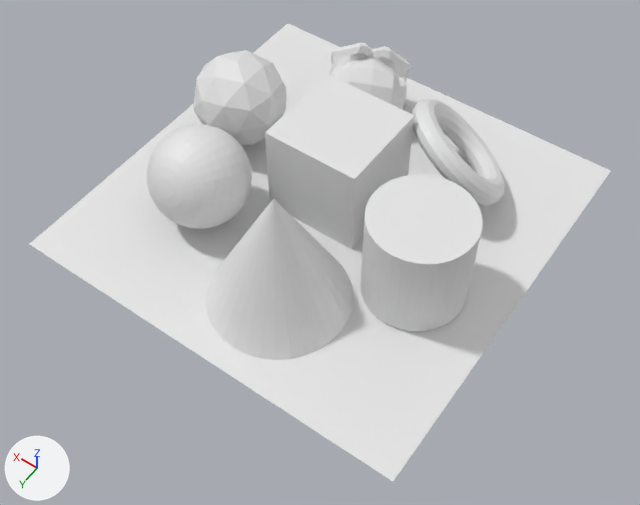
The Blender file Section1B.blend: old version first, new version second.
Before and after are seen from a 50 mm camera at (-6.87, 10.03, 13.55) aimed at (-0.84, 1.59, 0.28). The lights are fixed; the arrows at lower left show +X, +Y and +Z. The older version comes first.
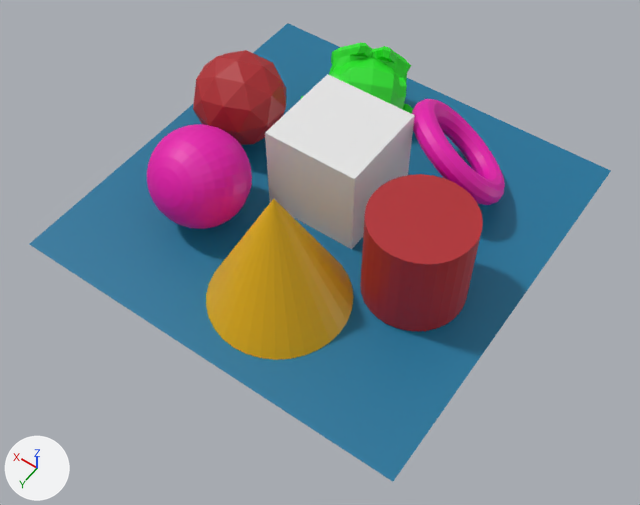
What differs and where, as boxes [x1, y1, x2, y2] in the pictures (640 x 505 px):
'Plane', recoloured (white to cyan)
    both: [29, 23, 611, 481]
'Cone', recoloured (white to yellow)
    both: [206, 198, 353, 360]
'Cylinder', recoloured (white to red)
    both: [360, 174, 483, 331]
'Sphere', recoloured (white to pink)
    both: [147, 124, 252, 229]
'Icosphere', recoloured (white to red)
    both: [193, 50, 286, 145]
'Torus', recoloured (white to pink)
    both: [412, 99, 505, 205]
'Suzanne', recoloured (white to green)
    both: [301, 43, 413, 114]

The change, as a list of edits to the scene's bpy script:
```text
Add mat_blue:
    mat_blue = principled_material('blue')
    mat_blue.base_color = (0.00661, 0.175, 0.329)  # cyan #13749b
Add mat_green:
    mat_green = principled_material('green')
    mat_green.base_color = (0.0198, 0.8, 0.0211)  # green #26e728
Add mat_purple:
    mat_purple = principled_material('purple')
    mat_purple.base_color = (0.8, 0.0000969, 0.419)  # pink #e700ad
Add mat_yellow:
    mat_yellow = principled_material('yellow')
    mat_yellow.base_color = (0.8, 0.443, 0.0)  # yellow #e7b200
Add mat_red:
    mat_red = principled_material('red')
    mat_red.base_color = (0.445, 0.0206, 0.027)  # red #b2272e
Change me_sphere:
    where me_sphere.from_pydata(...)  # 482 vertices, 512 faces; spans x -1.0..1.0, y -1.0..1.0, z -1.0..1.0
    add me_sphere.materials.append(mat_purple)  # pink #e700ad
Change me_icosphere:
    where me_icosphere.from_pydata(...)  # 42 vertices, 80 faces; spans x -0.95..0.95, y -1.0..1.0, z -1.0..1.0
    add me_icosphere.materials.append(mat_red)  # red #b2272e
Change me_cylinder:
    where me_cylinder.from_pydata(...)  # 64 vertices, 34 faces; spans x -1.0..1.0, y -1.0..1.0, z -1.0..1.0
    add me_cylinder.materials.append(mat_red)  # red #b2272e
Change me_cone:
    where me_cone.from_pydata(...)  # 33 vertices, 33 faces; spans x -1.0..1.0, y -1.0..1.0, z -1.0..1.0
    add me_cone.materials.append(mat_yellow)  # yellow #e7b200
Change me_torus:
    where me_torus.from_pydata(...)  # 576 vertices, 576 faces; spans x -1.25..1.25, y -1.25..1.25, z -0.25..0.25
    add me_torus.materials.append(mat_purple)  # pink #e700ad
Change me_suzanne:
    where me_suzanne.from_pydata(...)  # 507 vertices, 500 faces; spans x -1.37..1.37, y -0.85..0.85, z -0.98..0.98
    add me_suzanne.materials.append(mat_green)  # green #26e728
Change me_plane:
    where me_plane.from_pydata(...)  # 4 vertices, 1 face; spans x -1.0..1.0, y -1.0..1.0, z 0.0
    add me_plane.materials.append(mat_blue)  # cyan #13749b
```
